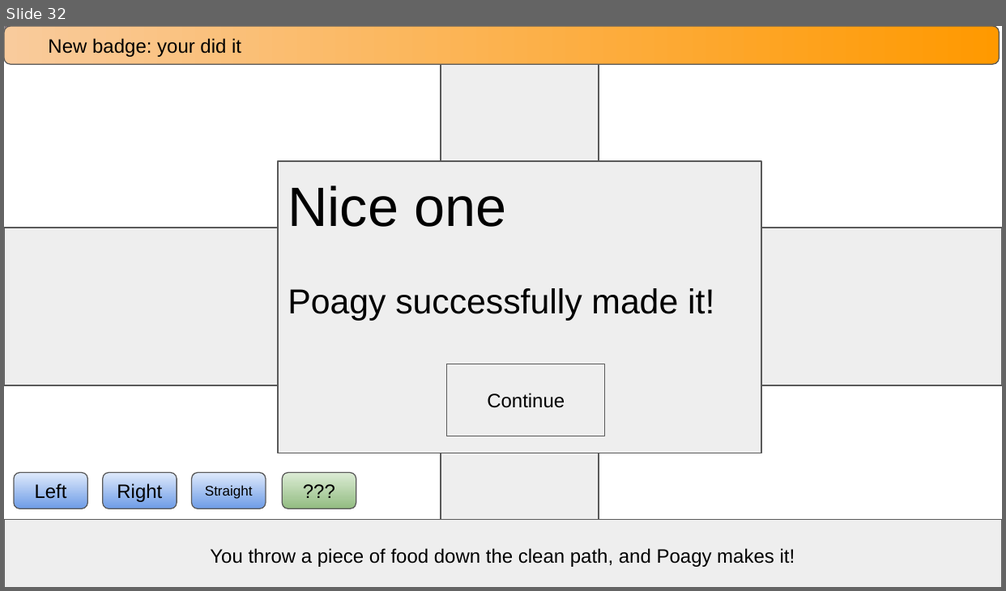
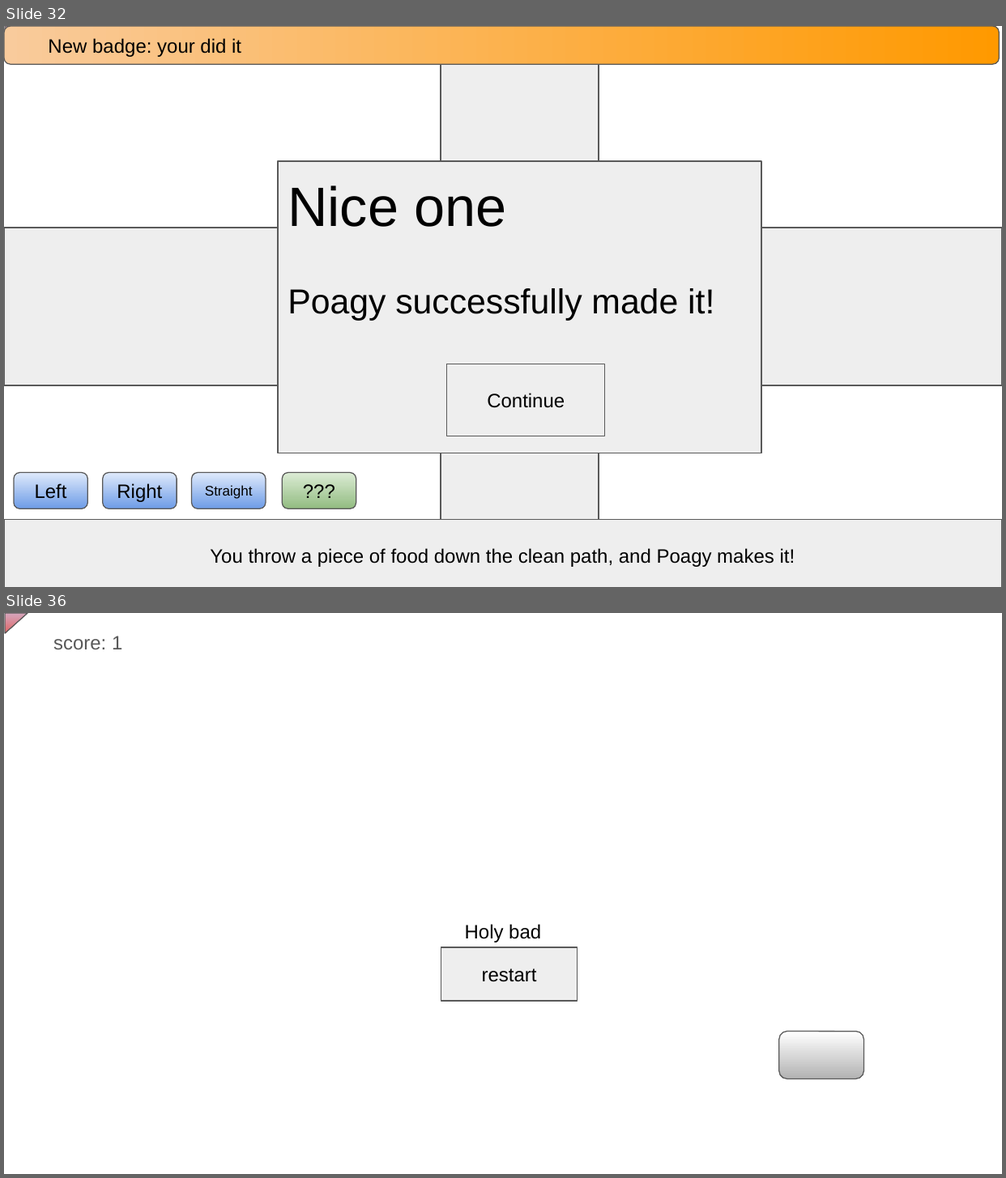
Before and after one commit to RitPigDev/poagy.gs-plus, a slide deck: poagy.gs+.pptx. Shown one above the other, each under a label of ours: slide 32 before the commit, slides 32 and 36 after it; the slides between them are not shown. The pictures are 1006x591 and 1006x1178 pixels, drawn with LibreOffice and Linux fonts; fonts in the diff are those of the drawing; grey boxes stand for pictures. Boxes give left, top, right and bottom in pixels: in the first picture for what was removed or moved away, otherwise in the second. Text is boxed around its words. In the diff, an @@ line names an element or a change of style, - is before the commit and + after.

```diff
--- a/poagy.gs+.pptx
+++ b/poagy.gs+.pptx
@@ slide 36 added at (4, 613, 1002, 1174), background #FFFFFF @@
@@ right triangle added at (5, 614, 27, 633), fill gradient #D5A6BD to #E06666, outline #595959 0.75 pt @@
@@ text added at (53, 636, 122, 649), 14 pt, text #595959 @@
+score: 1
@@ text added at (465, 924, 541, 943), 14 pt, text #000000 @@
+Holy bad
@@ rectangle added at (441, 948, 577, 1001), fill #EEEEEE, outline #595959 0.75 pt, 14 pt, text #000000 @@
+restart
@@ rounded rectangle added at (779, 1031, 864, 1079), fill gradient #FFFFFF to #B3B3B3, outline #595959 0.75 pt @@
```
Also in this commit, not shown: 11 slides changed, 5 other slides added.
